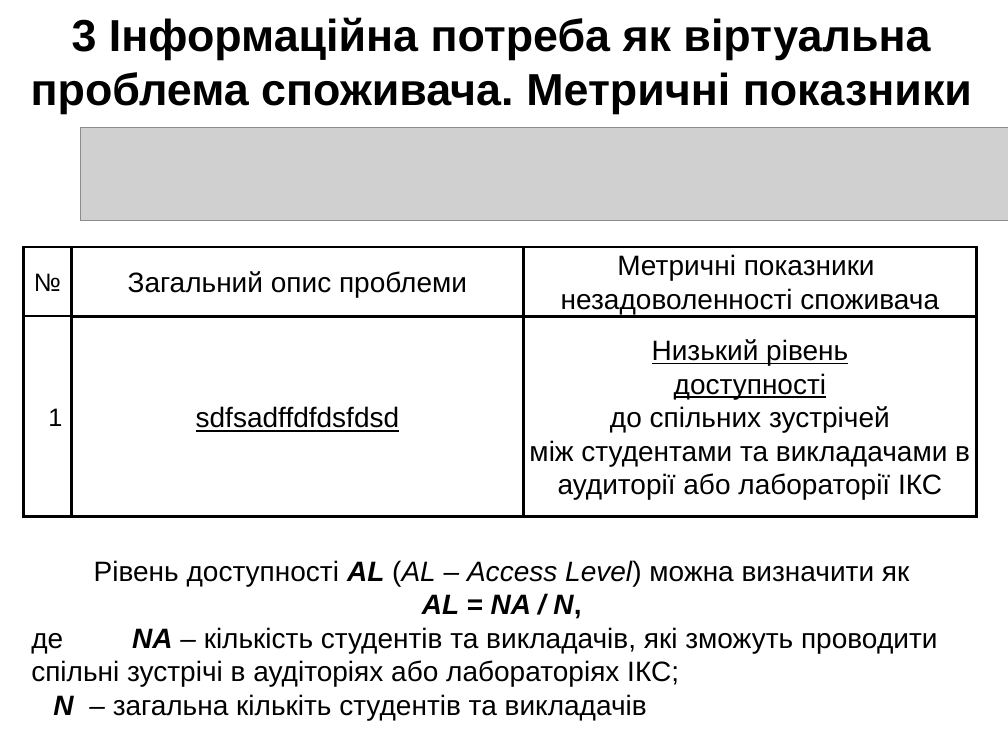
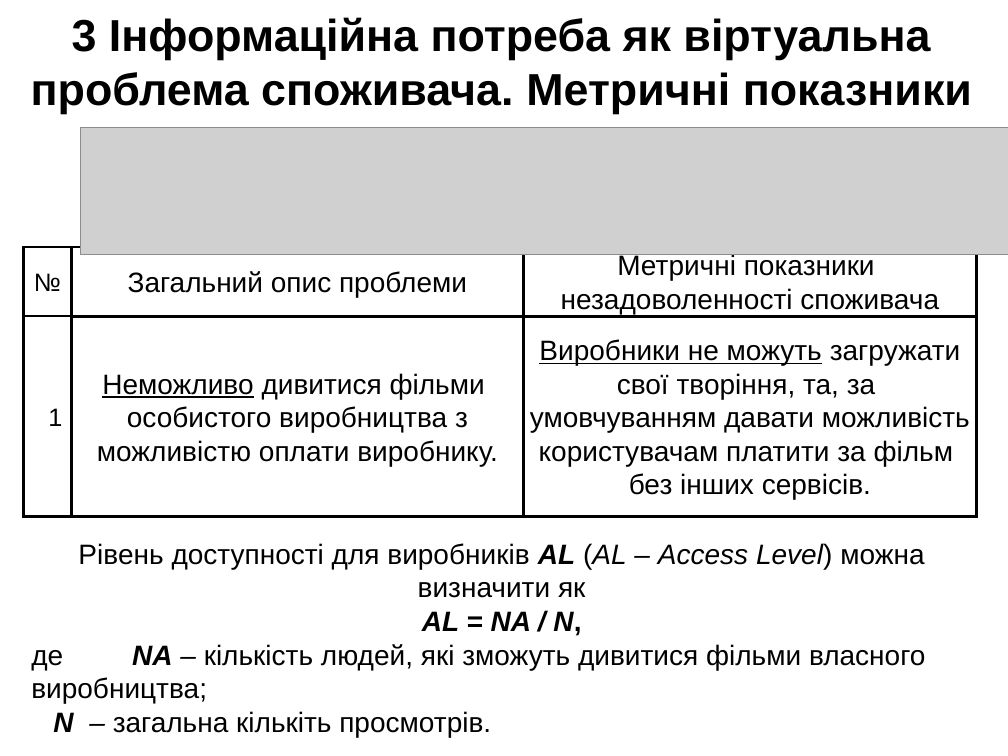
Before and after one commit to elxaz/kursa4AI, a slide deck: slide 4 of SW_Practice_1_example.ppt. Drawn at 1008x756 pixels with LibreOffice and Linux fonts; fonts in the diff are those of the drawing; grey boxes stand for pictures. Boxes give left, top, right and bottom in pixels: in the first picture for what was removed or moved away, otherwise in the second. Text is boxed around its words. In the diff, an @@ line names an element or a change of style, - is before the commit and + after.

```diff
--- a/SW_Practice_1_example.ppt
+++ b/SW_Practice_1_example.ppt
@@ picture: place and size @@
-picture at <box>81,128,1008,222</box>
+picture at <box>81,128,1008,255</box>
@@ text in rectangle at <box>530,339,970,500</box>: text changed @@
-Низький рівень
-доступності
-до спільних зустрічей
-між студентами та викладачами в
-аудиторії або лабораторії ІКС
+Виробники не можуть загружати
+свої творіння, та, за
+умовчуванням давати можливість
+користувачам платити за фільм
+без інших сервісів.
@@ text in rectangle at <box>97,373,497,466</box>: text changed @@
-sdfsadffdfdsfdsd
+Неможливо дивитися фільми
+особистого виробництва з
+можливістю оплати виробнику.
@@ text "Рівень доступності для виробників AL ...": place and size @@
-text "Рівень доступності для виробників AL ..." at <box>31,560,937,720</box>
+text "Рівень доступності для виробників AL ..." at <box>31,543,925,737</box>
@@ text at <box>78,543,924,598</box>: text changed @@
-Рівень доступності AL (AL – Access Level) можна визначити як
+Рівень доступності для виробників AL (AL – Access Level) можна визначити як
@@ text at <box>31,644,925,737</box>: text changed @@
-де NA – кількість студентів та викладачів, які зможуть проводити спільні зустрічі в аудіторіях або лабораторіях ІКС;
-N – загальна кількіть студентів та викладачів
+де NA – кількість людей, які зможуть дивитися фільми власного виробництва;
+N – загальна кількіть просмотрів.
```
Also in this commit, not shown: 3 other slides changed.
